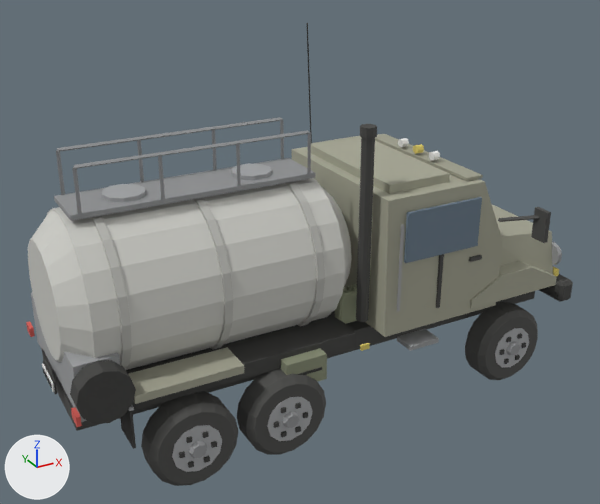
Renders of the glTF model art/models/fueltruck.glb from each side of a commit.
Before and after are seen from a camera (50 mm lens) standing at (-4.94, -8.75, 6.42) and looking at (-0.13, -0.01, 2.05). Arrows for +X, +Y and +Z are at lower left; the lights stay in place. The picture after the commit comes second. Vertices at exactly the same position are counted once.

The first picture shows 'hull'.
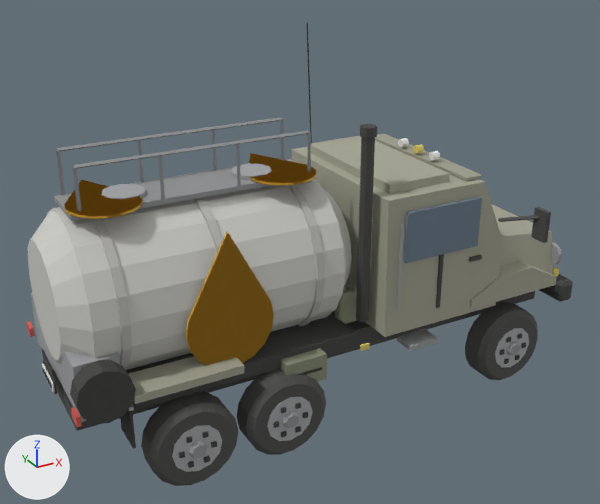
The change, as a diff of the scene's bpy script:
```diff
--- a/art/models/fueltruck.glb.py
+++ b/art/models/fueltruck.glb.py
@@ mat_signfuel @@
+mat_signfuel = bpy.data.materials.new('signfuel')
+# nodes: BsdfPrincipled, Mix, OutputMaterial, VertexColor
+# colours: yellow #ffc438, mixed with the vertex colours
@@ me_hull @@
 # used by ob_hull; location = (0.0, 0.0, 0.0)
-me_hull.from_pydata(...)  # 2236 vertices, 3812 faces; spans x -3.52..3.86, y -1.83..1.83, z 0.01..4.8
+me_hull.from_pydata(...)  # 2340 vertices, 4196 faces; spans x -3.52..3.86, y -1.83..1.83, z 0.01..4.8
+# me_hull part 1: a new loose piece of 26 vertices spanning x -2.14..-1.06, y -1.06..-1.03, z 1.31..3.0, in mat_signfuel
+# me_hull part 2: a new loose piece of 26 vertices spanning x -3.12..-2.28, y -0.64..0.65, z 3.24..3.27, in mat_signfuel
+# me_hull part 3: a new loose piece of 26 vertices spanning x -0.92..-0.08, y -0.64..0.65, z 3.24..3.27, in mat_signfuel
+# other edits to the shape of me_hull do not show in these pictures
 me_hull.materials.append(mat_dark)
@@ me_hull @@
 me_hull.materials.append(mat_tank)
+me_hull.materials.append(mat_signfuel)
```

What differs and where, as boxes [x1, y1, x2, y2] in the pictures (600 x 504 px):
part 1 of me_hull, added
    after: [186, 232, 274, 365]
part 2 of me_hull, added
    after: [64, 180, 142, 219]
part 3 of me_hull, added
    after: [249, 153, 316, 186]
